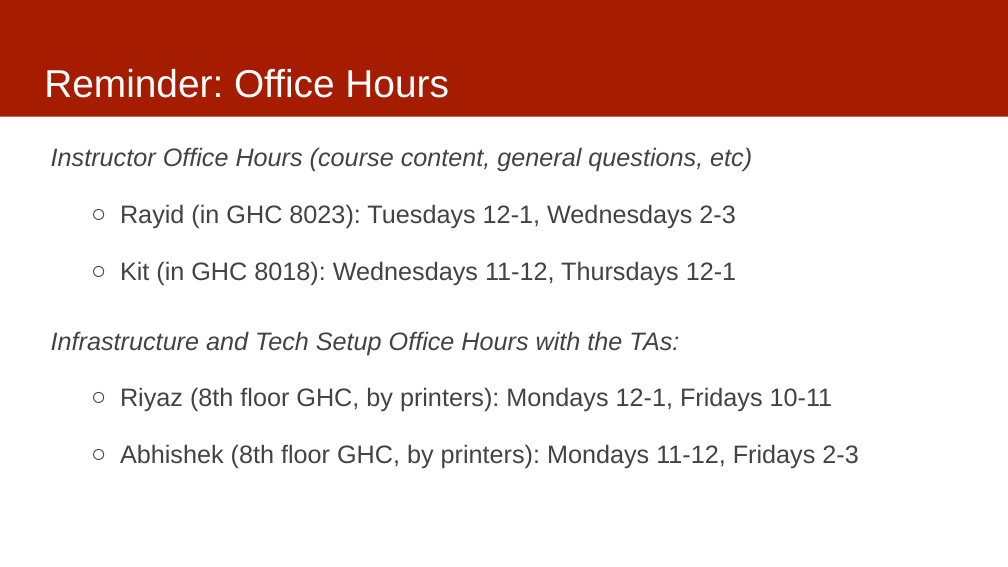
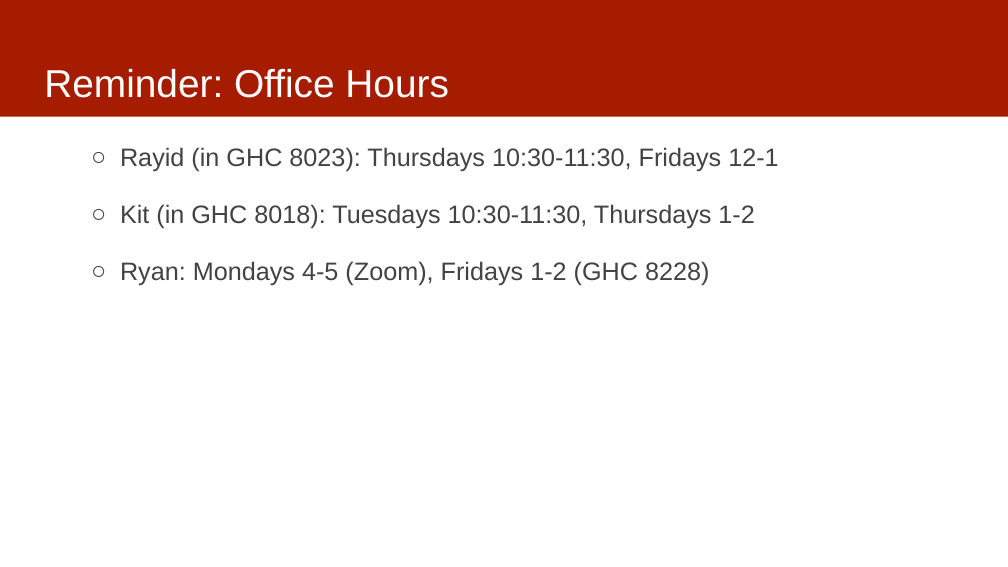
Before and after one commit to dssg/mlforpublicpolicylab, a slide deck: slide 4 of Lectures/06-data-exploration.pptx. Drawn at 1008x567 pixels with LibreOffice and Linux fonts; fonts in the diff are those of the drawing. Boxes give left, top, right and bottom in pixels: in the first picture for what was removed or moved away, otherwise in the second. Text is boxed around its words. In the diff, an @@ line names an element or a change of style, - is before the commit and + after.

```diff
--- a/Lectures/06-data-exploration.pptx
+++ b/Lectures/06-data-exploration.pptx
@@ text at [120,147,778,286]: text changed @@
-Instructor Office Hours (course content, general questions, etc)
-  ○ Rayid (in GHC 8023): Tuesdays 12-1, Wednesdays 2-3
-  ○ Kit (in GHC 8018): Wednesdays 11-12, Thursdays 12-1
-Infrastructure and Tech Setup Office Hours with the TAs:
-  ○ Riyaz (8th floor GHC, by printers): Mondays 12-1, Fridays 10-11
-  ○ Abhishek (8th floor GHC, by printers): Mondays 11-12, Fridays 2-3
+  ○ Rayid (in GHC 8023): Thursdays 10:30-11:30, Fridays 12-1
+  ○ Kit (in GHC 8018): Tuesdays 10:30-11:30, Thursdays 1-2
+  ○ Ryan: Mondays 4-5 (Zoom), Fridays 1-2 (GHC 8228)
```
Also in this commit, not shown: 13 other slides changed, 4 slides added, 1 slide removed.
